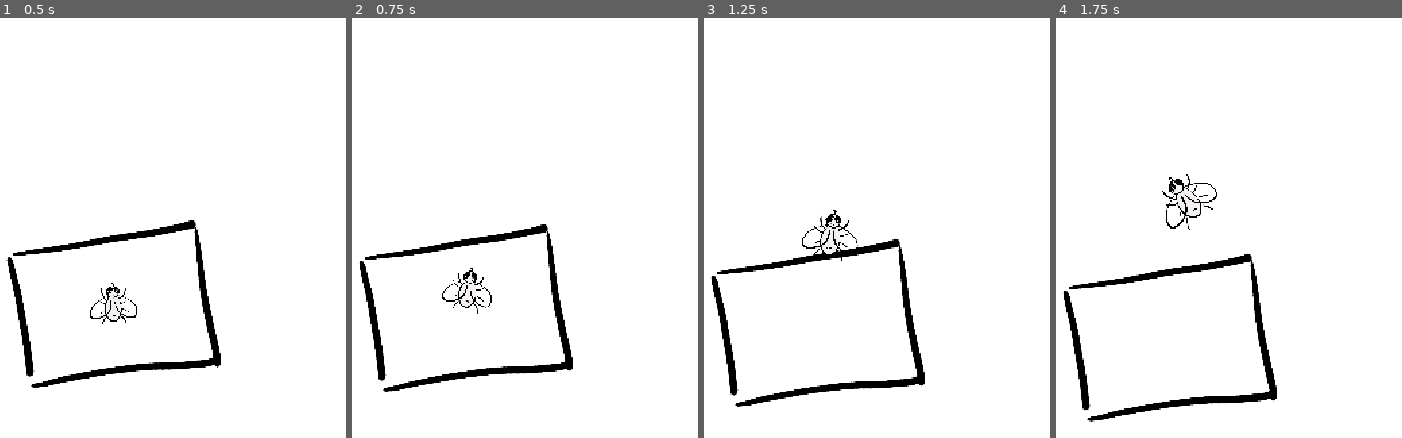
Above: before the commit, frames 1-4 (left to right).
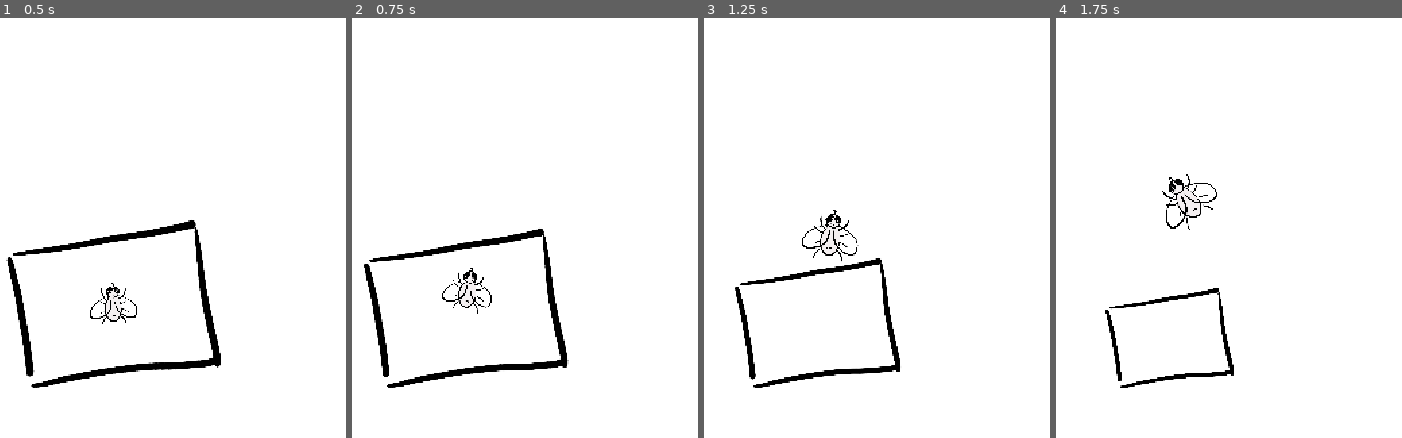
Above: after the commit, the same moments.

Repository: imikhassik/Fly-Game
Game: Godot game, scene res://scenes/test_level.tscn
Two runs of this game, one before a commit and one after it. Both use one fixed random seed, a clock stepped at 60 frames per second and the inputs below.
Inputs:
- Up to frame 1 (0.5 s): no input
- Up to frame 2 (0.75 s): tap Enter at 0.5 s; hold D (move_right) from 0.53 s (still down); tap Q (land) at 0.6 s
- Up to frame 3 (1.25 s): keep holding D (move_right)
- Up to frame 4 (1.75 s): release D (move_right) at 1.28 s; hold A (move_left) from 1.28 s (still down); tap Q (land) at 1.35 s

Frame 1 is identical in both runs. In frame 2, 3.3% of the frame differs, in the area x 2-64%, y 49-90%; in frame 3, 4.7%, in the area x 1-64%, y 52-93%; in frame 4, 4.0%.

Commit message:
Add platform scaling on land and take-off

Diff:
--- a/scenes/platform.tscn
+++ b/scenes/platform.tscn
@@ -26,6 +26,8 @@
 [node name="Variant2" type="Area2D" parent="." unique_id=1019225492]
 process_mode = 4
 visible = false
+rotation = -0.24128962
+scale = Vector2(-1, 1)
 collision_layer = 2
 
 [node name="Sprite2D" type="Sprite2D" parent="Variant2" unique_id=417155102]
@@ -48,8 +50,8 @@
 polygon = PackedVector2Array(-54, -184, 49, -148, 142, -98, 56, 156, -69, 160, -141, 182, -149, -103)
 
 [node name="Variant4" type="Area2D" parent="." unique_id=412147068]
-process_mode = 4
-visible = false
+rotation = -0.11967472
+scale = Vector2(1, -1)
 collision_layer = 2
 
 [node name="Sprite2D" type="Sprite2D" parent="Variant4" unique_id=354655070]
@@ -62,6 +64,8 @@
 polygon = PackedVector2Array(-92.83807, -98.13814, 0, -141, 88, -142, 154, -115, 188, -66, 186, 1, 133, 64, 58, 117, -33.053596, 141.59259, -100.34366, 144.7624, -174, 94, -187.98372, 27.624775, -158.46428, -37.564213)
 
 [node name="Variant5" type="Area2D" parent="." unique_id=1196123664]
+process_mode = 4
+visible = false
 collision_layer = 2
 
 [node name="Sprite2D" type="Sprite2D" parent="Variant5" unique_id=782280991]
--- a/scripts/platform_manager.gd
+++ b/scripts/platform_manager.gd
@@ -5,12 +5,20 @@
 @export var platform_speed: float = 40.0
 @export var starting_platform_path: NodePath
 
+# ----- PLATFORM SCALING -----
+@export var landed_scale: float = 1.0      # 100% (editor scale)
+@export var flying_scale: float = 0.5      # 50% (editor scale)
+@export var scale_speed: float = 0.5       # how fast scale changes (per second)
+
 var spawn_interval: float = 20.0
 var spawn_timer: float = 0.0
 var is_moving: bool = false
 var active_platforms: Array[Node] = []
 var starting_platform: Node2D = null
 var starting_platform_added: bool = false
+
+# Target scale for all platforms (set by fly state)
+var target_platform_scale: float = 1.0
 
 func _ready() -> void:
 	print("PlatformManager _ready() called.")
@@ -34,10 +42,22 @@
 	else:
 		push_warning("starting_platform_path not set in PlatformManager!")
 
-	# Initial spawn interval (first platform appears in this range)
 	spawn_interval = randf_range(15.0, 25.0)
 
+	# Starting platform starts at landed scale (100%)
+	target_platform_scale = landed_scale
+	if starting_platform:
+		starting_platform.scale = Vector2(landed_scale, landed_scale)
+
 func _process(delta: float) -> void:
+	# Smoothly scale all active platforms toward the target scale
+	var current_scale = Vector2(target_platform_scale, target_platform_scale)
+
+	for platform in active_platforms:
+		if is_instance_valid(platform):
+			platform.scale = platform.scale.move_toward(current_scale, scale_speed * delta)
+
+func _physics_process(delta: float) -> void:
 	if not is_moving:
 		return
 
@@ -46,8 +66,7 @@
 	if spawn_timer >= spawn_interval:
 		spawn_timer = 0.0
 		spawn_platform()
-		# Subsequent platforms spawn every 35–50 seconds
-		spawn_interval = randf_range(35.0, 50.0)
+		spawn_interval = randf_range(15.0, 20.0)
 
 	# Movement
 	for platform in active_platforms:
@@ -73,19 +92,24 @@
 
 	new_platform.position = Vector2(random_x, -250)
 
+	# New platforms spawn at the current target scale
+	new_platform.scale = Vector2(target_platform_scale, target_platform_scale)
+
 	get_tree().current_scene.add_child(new_platform)
 	active_platforms.append(new_platform)
 
 	print("Platform spawned at: ", new_platform.position)
 
 func _on_fly_landed() -> void:
-	print("_on_fly_landed() called - pausing movement")
+	print("_on_fly_landed() called - pausing movement, scaling to 100%")
 	is_moving = false
+	target_platform_scale = landed_scale
 
 func _on_fly_took_off() -> void:
-	print("_on_fly_took_off() called - resuming movement")
+	print("_on_fly_took_off() called - resuming movement, scaling to 50%")
 	is_moving = true
 	spawn_timer = 0.0
+	target_platform_scale = flying_scale
 
 	if starting_platform and not starting_platform_added:
 		active_platforms.append(starting_platform)
